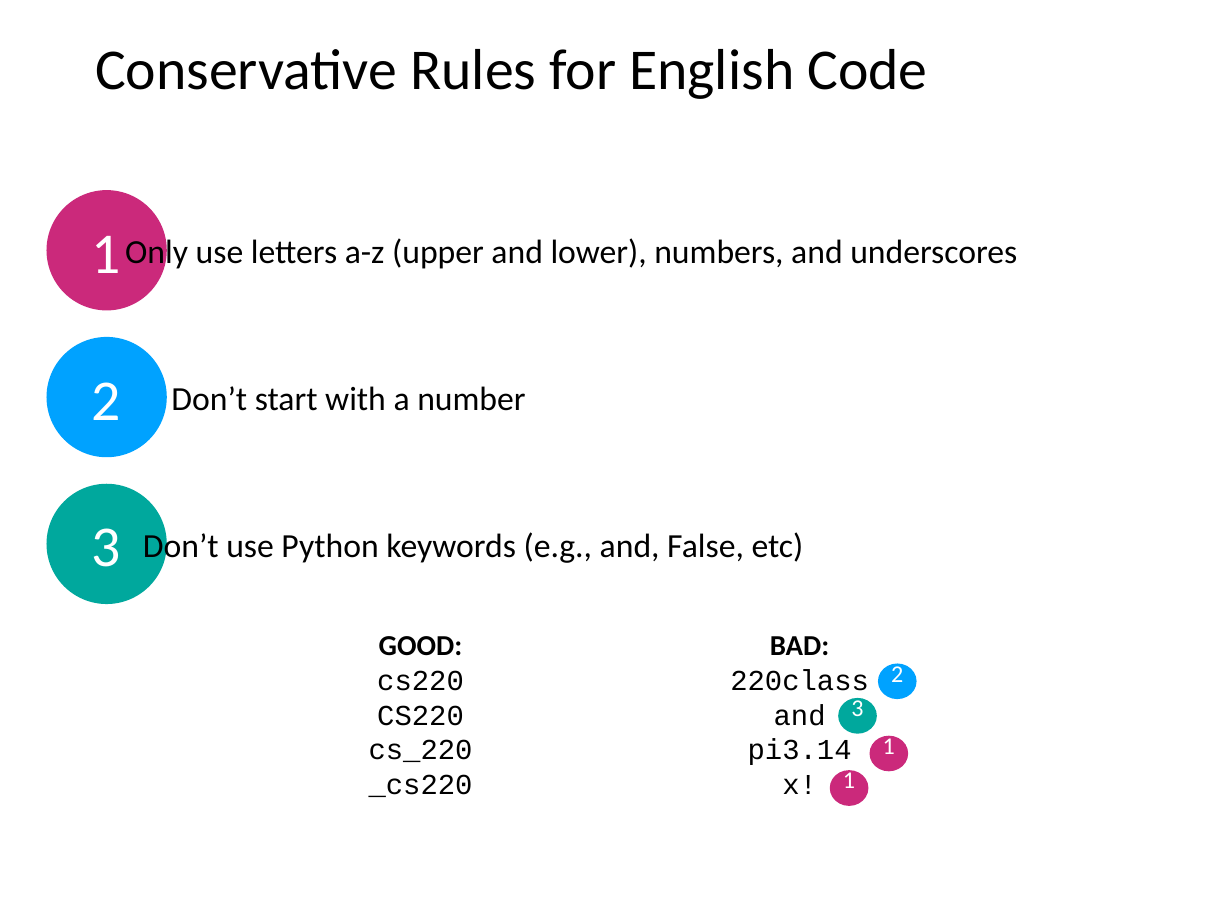
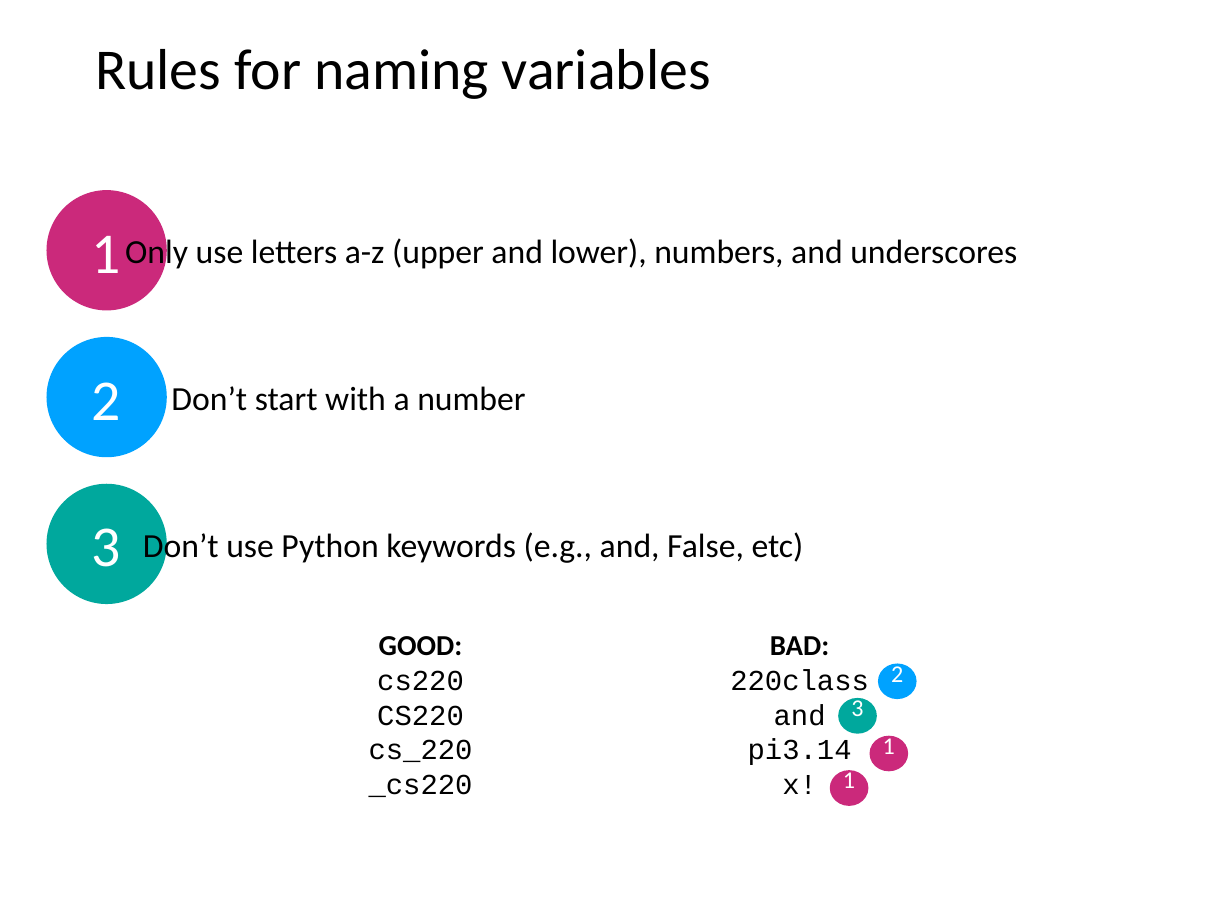
Before and after one commit to tylerharter/caraza-harter-com, a slide deck: slide 51 of tyler/meena/cs220/s22/materials/lecture_ppts/lec_04_S22.ppt (slide 50 before the commit). Drawn at 1232x924 pixels with LibreOffice and Linux fonts; fonts in the diff are those of the drawing. Boxes give left, top, right and bottom in pixels: in the first picture for what was removed or moved away, otherwise in the second. Text is boxed around its words. In the diff, an @@ line names an element or a change of style, - is before the commit and + after.

```diff
--- a/tyler/meena/cs220/s22/materials/lecture_ppts/lec_04_S22.ppt
+++ b/tyler/meena/cs220/s22/materials/lecture_ppts/lec_04_S22.ppt
@@ title at [95,49,711,99]: text changed @@
-Conservative Rules for English Code
+Rules for naming variables
```
Also in this commit, not shown: 5 other slides changed, 2 slides added, 1 other file.
